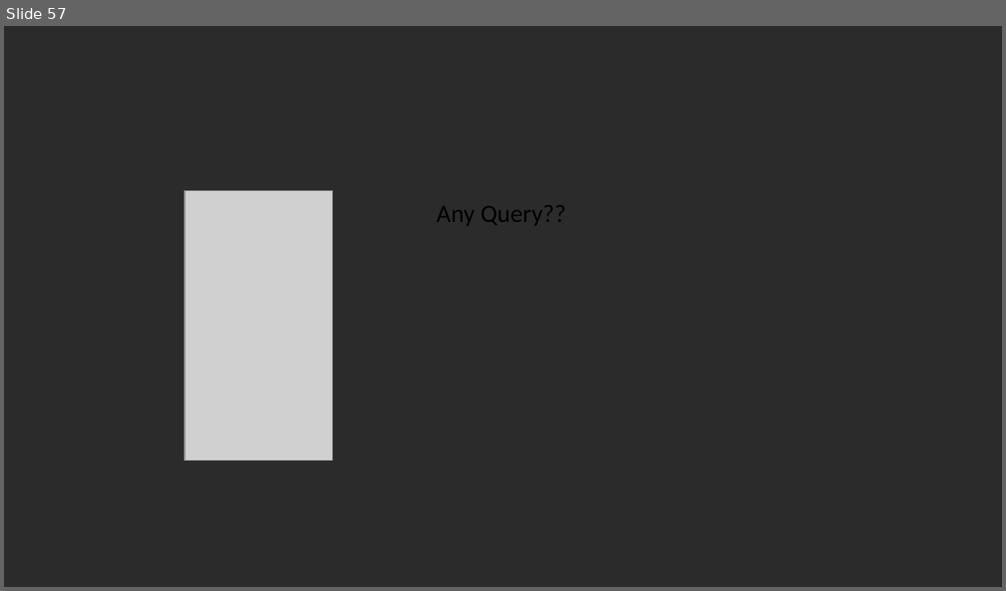
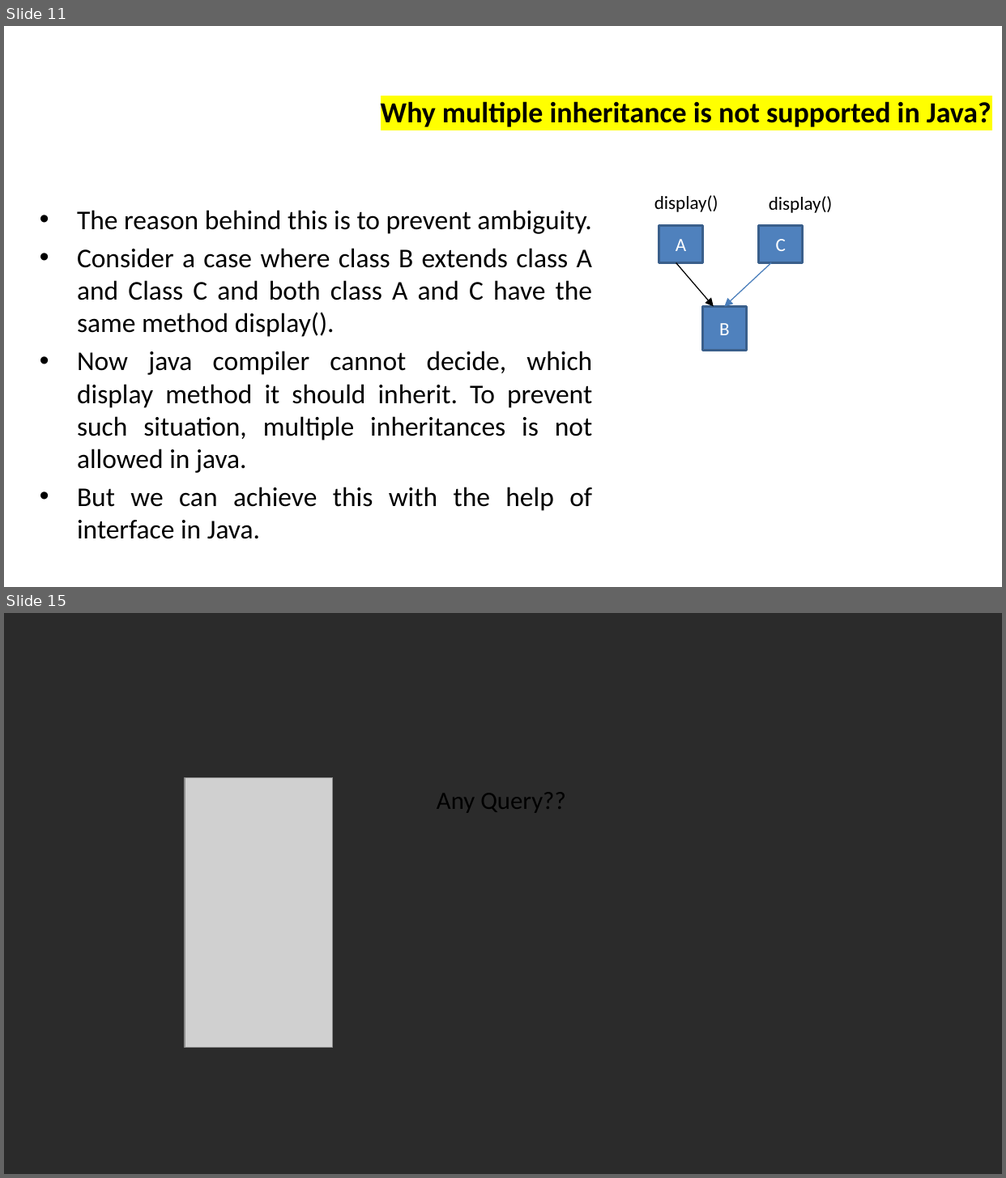
Before and after one commit to vishalamc/CAP615, a slide deck: CAP615-working with arrays and strings.pptx. Shown one above the other, each under a label of ours: slide 57 before the commit, slides 11 and 15 after it; the slides between them are not shown. The pictures are 1006x591 and 1006x1178 pixels, drawn with LibreOffice and Linux fonts; fonts in the diff are those of the drawing; grey boxes stand for pictures; background and template pictures are left out; a plain dark background stands for a picture behind light text. Boxes give left, top, right and bottom in pixels: in the first picture for what was removed or moved away, otherwise in the second. Text is boxed around its words. In the diff, an @@ line names an element or a change of style, - is before the commit and + after.

```diff
--- a/CAP615-working with arrays and strings.pptx
+++ b/CAP615-working with arrays and strings.pptx
@@ slide 11 added at bbox=[4, 26, 1002, 587], background picture (left out) @@
@@ title added at bbox=[381, 101, 991, 127], 21 pt, text #000000, bold @@
+Why multiple inheritance is not supported in Java?
@@ text added at bbox=[654, 195, 718, 212], 13.5 pt, text #000000 @@
+display()
@@ text added at bbox=[77, 210, 592, 540], 19.6 pt, text #000000 @@
+• The reason behind this is to prevent ambiguity.
+• Consider a case where class B extends class A and Class C and both class A and C have the same method display().
+• Now java compiler cannot decide, which display method it should inherit. To prevent such situation, multiple inheritances is not allowed in java.
+• But we can achieve this with the help of interface in Java.
@@ text added at bbox=[769, 196, 833, 213], 13.5 pt, text #000000 @@
+display()
@@ rectangle added at bbox=[658, 225, 702, 263], fill #4F81BD, outline #3A5F8C 2 pt, 13.5 pt, text #FFFFFF @@
+A
@@ rectangle added at bbox=[758, 225, 803, 263], fill #4F81BD, outline #3A5F8C 2 pt, 13.5 pt, text #FFFFFF @@
+C
@@ arrow added from (675, 263) to (714, 306), #000000 0.75 pt @@
@@ arrow added from (771, 263) to (725, 306), #4B7EBC 0.75 pt @@
@@ rectangle added at bbox=[702, 306, 747, 350], fill #4F81BD, outline #3A5F8C 2 pt, 13.5 pt, text #FFFFFF @@
+B
@@ what was slide 57 is now slide 15 @@
```
Also in this commit, not shown: 12 other slides added, 55 slides removed.
